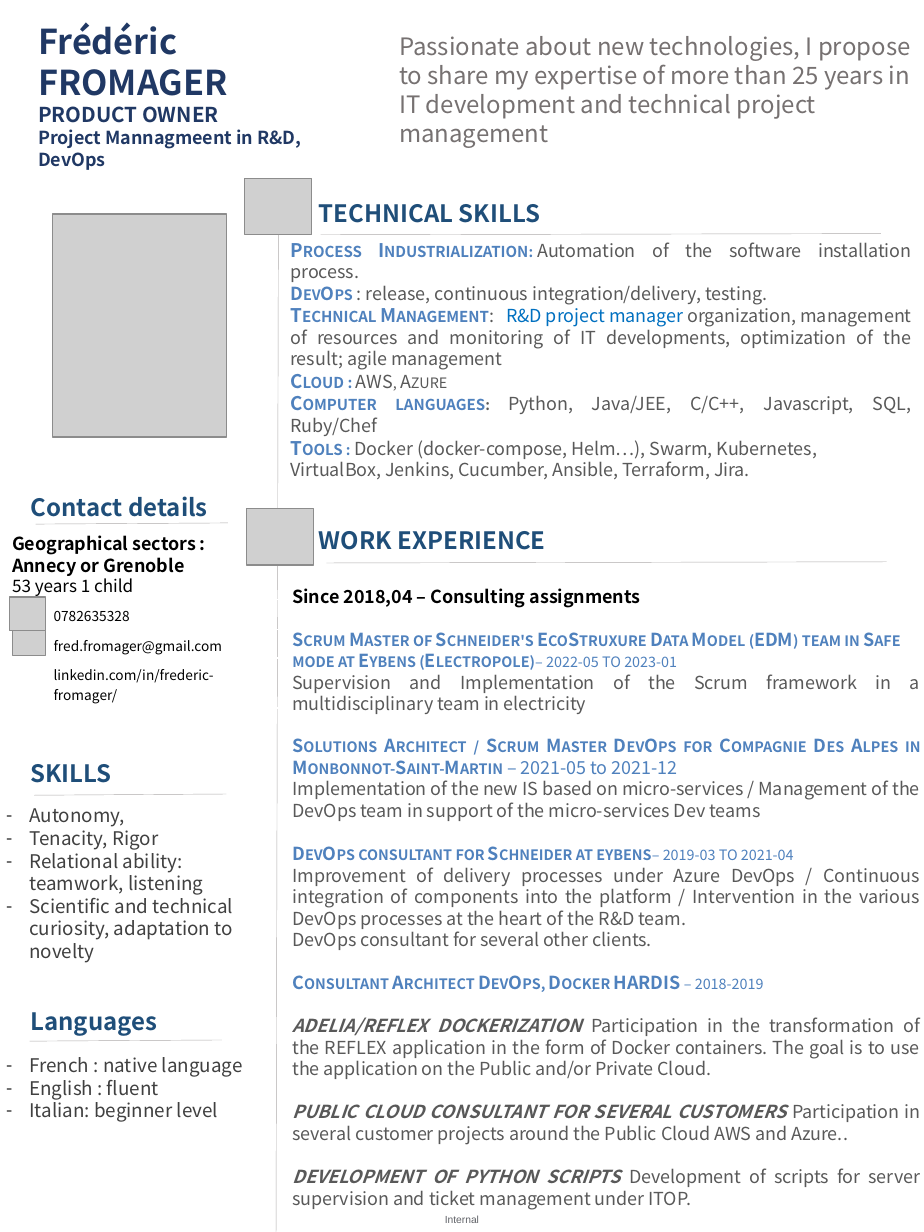
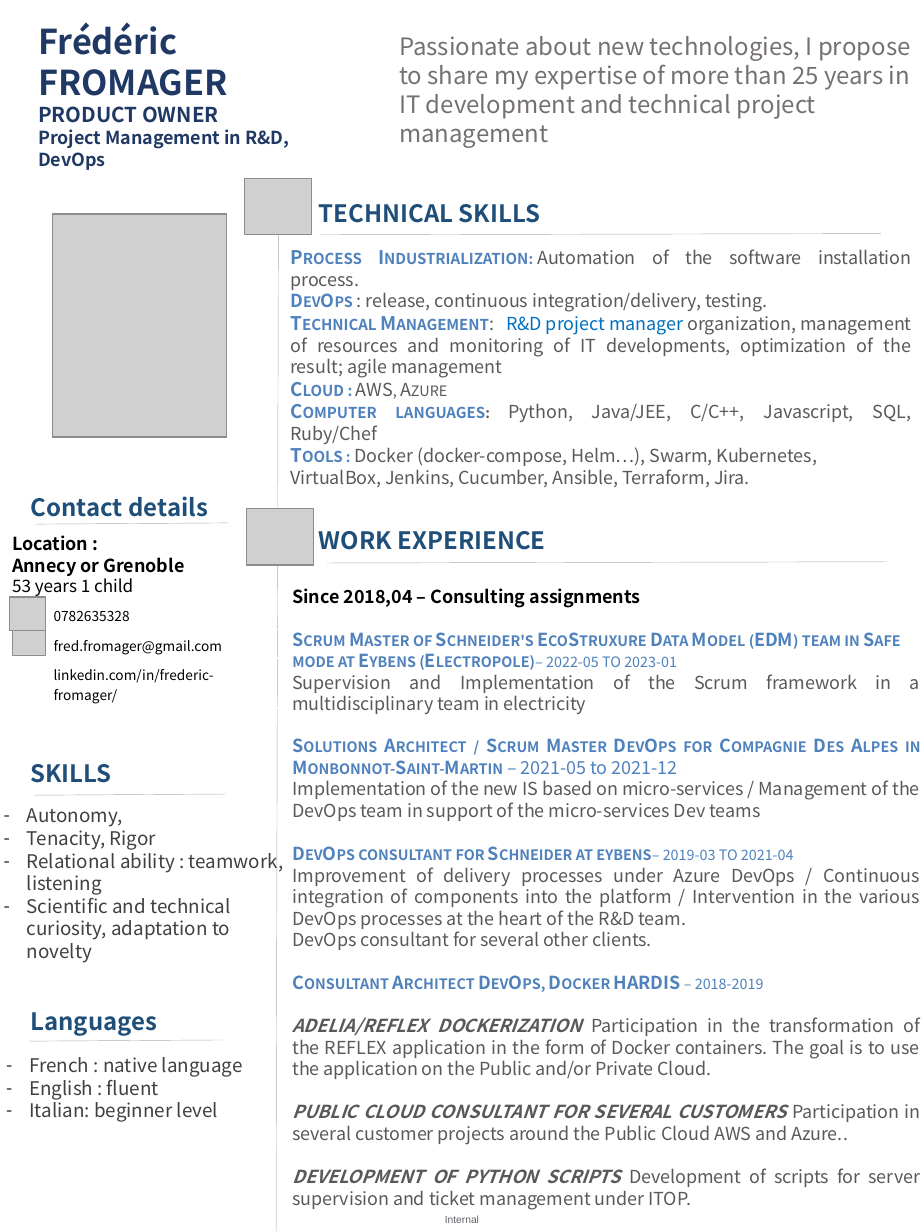
Before and after one commit to Solifred38/cv, a slide deck: slide 1 of CV_FFROMAGER.pptx. Drawn at 924x1232 pixels with LibreOffice and Linux fonts; fonts in the diff are those of the drawing; grey boxes stand for pictures; background and template pictures are left out. Boxes give left, top, right and bottom in pixels: in the first picture for what was removed or moved away, otherwise in the second. Text is boxed around its words. In the diff, an @@ line names an element or a change of style, - is before the commit and + after.

```diff
--- a/CV_FFROMAGER.pptx
+++ b/CV_FFROMAGER.pptx
@@ text at [38, 129, 289, 149]: text changed @@
-Project Mannagmeent in R&D,
+Project Management in R&D,
@@ text "Process Industrialization: Automation of the ...": place and size @@
-text "Process Industrialization: Automation of the ..." at [290, 242, 912, 479]
+text "Process Industrialization: Automation of the ..." at [290, 249, 912, 487]
@@ text at [12, 535, 88, 551]: text changed @@
-Geographical sectors :
+Location :
@@ text at [27, 848, 284, 895]: spaces changed @@
-– Relational ability: teamwork, listening
+– Relational ability : teamwork, listening
```
Also in this commit, not shown: 1 other slide changed.
